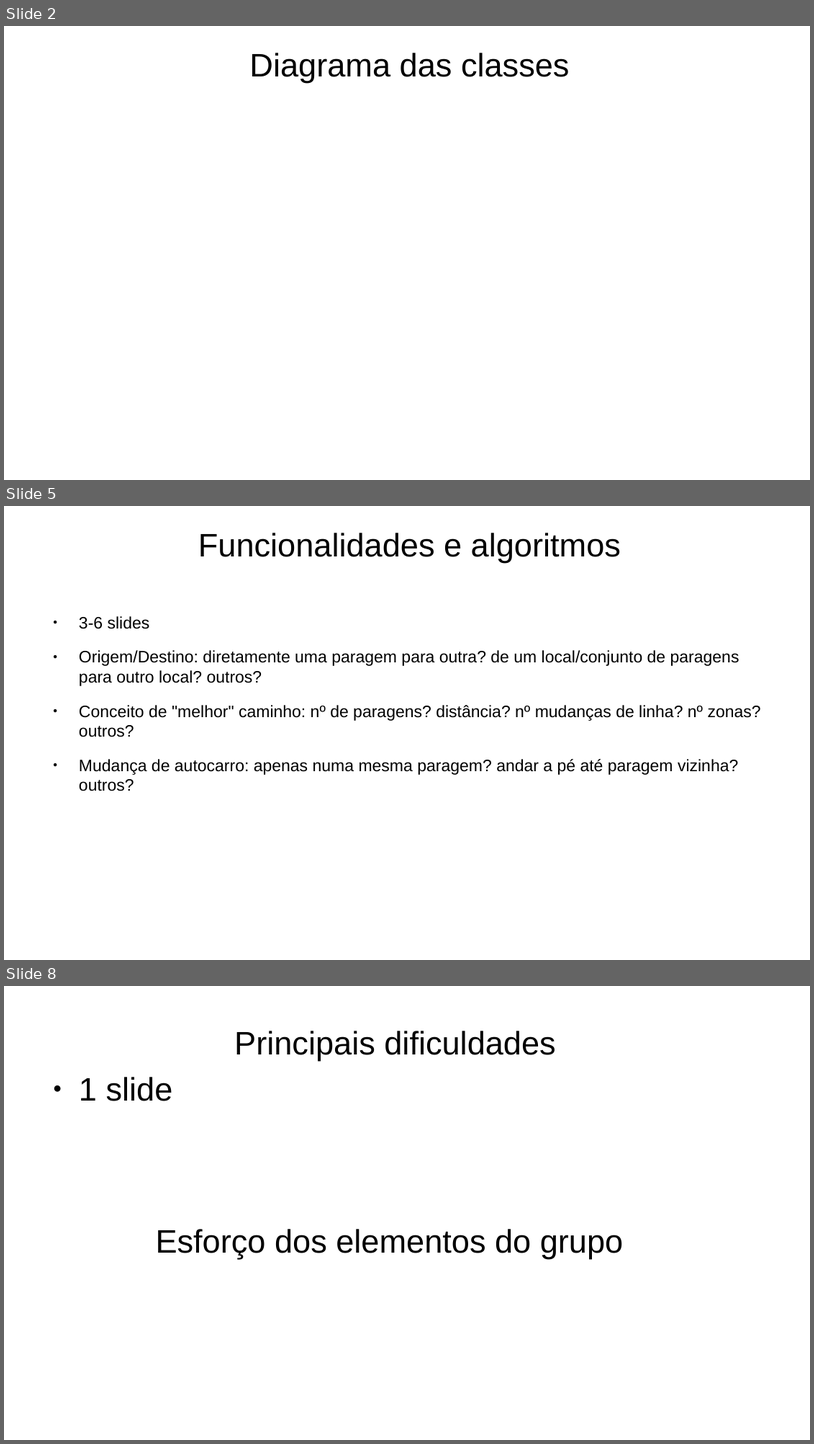
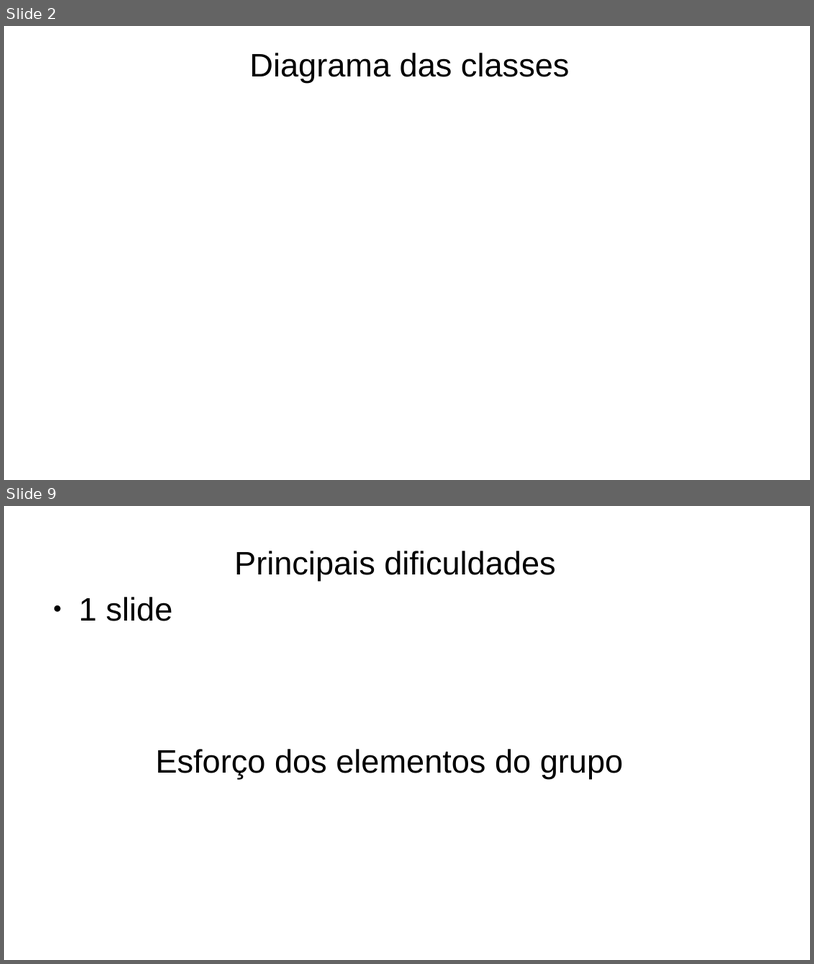
Before and after one commit to Naapperas/feup-aed-proj2, a slide deck: Apresentação.pptx. Shown one above the other, each under a label of ours: slides 2, 5 and 8 before the commit, slides 2 and 9 after it; the slides between them are not shown. The pictures are 814x1444 and 814x964 pixels, drawn with LibreOffice and Linux fonts; fonts in the diff are those of the drawing. Boxes give left, top, right and bottom in pixels: in the first picture for what was removed or moved away, otherwise in the second. Text is boxed around its words. In the diff, an @@ line names an element or a change of style, - is before the commit and + after.

```diff
--- a/Apresentação.pptx
+++ b/Apresentação.pptx
@@ slide 5 removed at (4,506,810,960), background #FFFFFF @@
@@ text removed at (198,533,621,563) @@
-Funcionalidades e algoritmos
@@ text removed at (79,616,761,791) @@
-● 3-6 slides
-● Origem/Destino: diretamente uma paragem para outra? de um local/conjunto de paragens para outro local? outros?
-● Conceito de "melhor" caminho: nº de paragens? distância? nº mudanças de linha? nº zonas? outros?
-● Mudança de autocarro: apenas numa mesma paragem? andar a pé até paragem vizinha? outros?
@@ what was slide 8 is now slide 9 @@
```
Also in this commit, not shown: 3 slides changed, 2 slides added.
